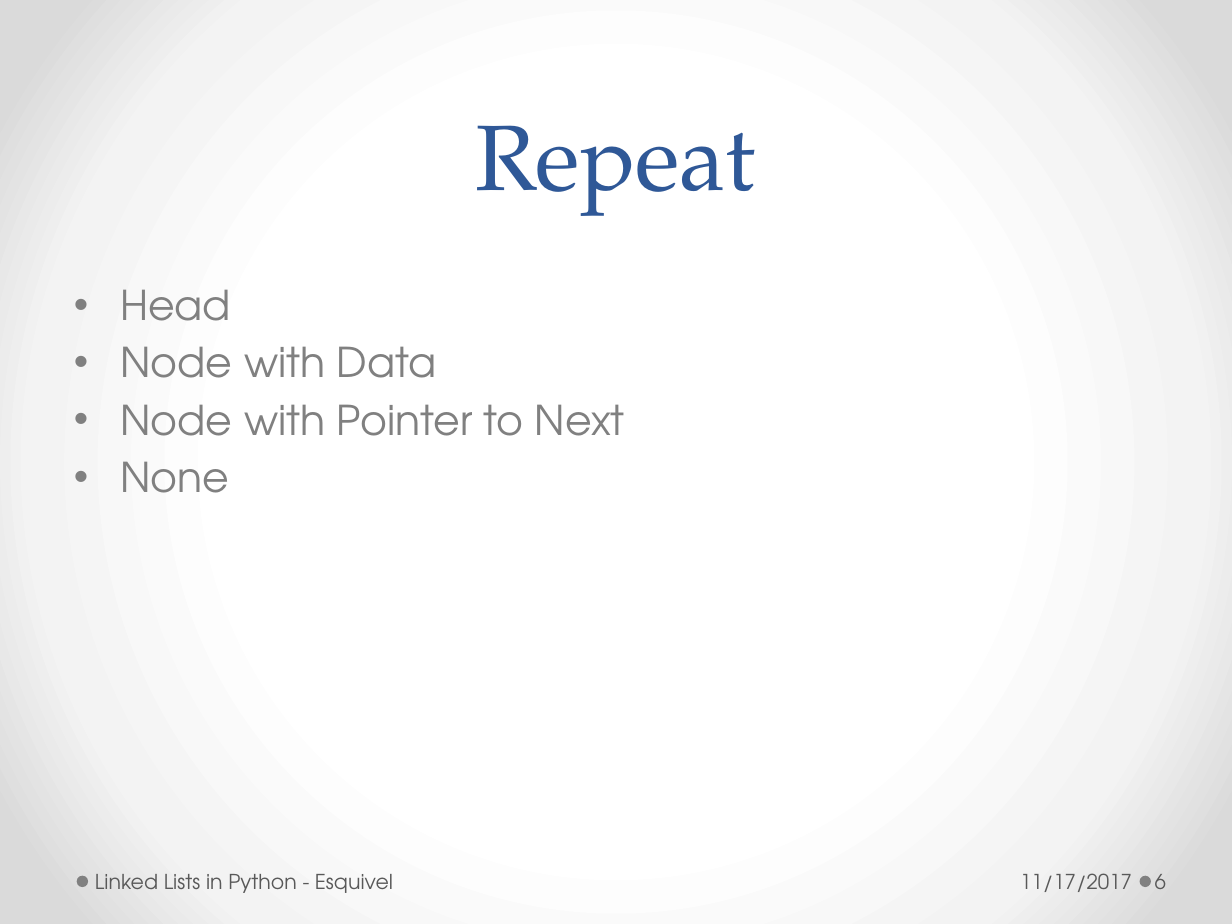
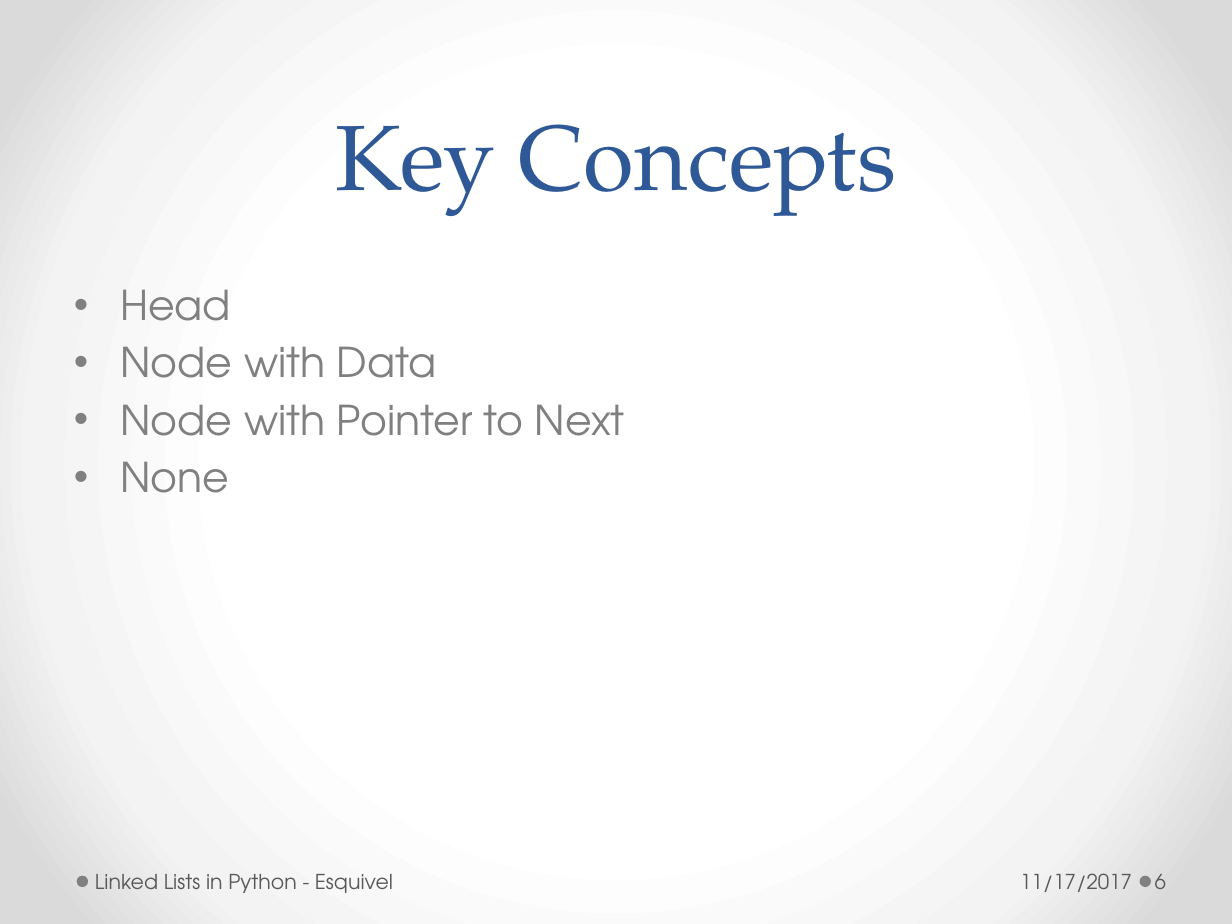
Before and after one commit to redsunsetrose/linked-Lists, a slide deck: slide 6 of LinkedLists.pptx. Drawn at 1232x924 pixels with LibreOffice and Linux fonts; fonts in the diff are those of the drawing. Boxes give left, top, right and bottom in pixels: in the first picture for what was removed or moved away, otherwise in the second. Text is boxed around its words. In the diff, an @@ line names an element or a change of style, - is before the commit and + after.

```diff
--- a/LinkedLists.pptx
+++ b/LinkedLists.pptx
@@ title at [336,124,896,216]: text changed @@
-Repeat
+Key Concepts
```
Also in this commit, not shown: 15 other slides changed, 5 slides removed.
